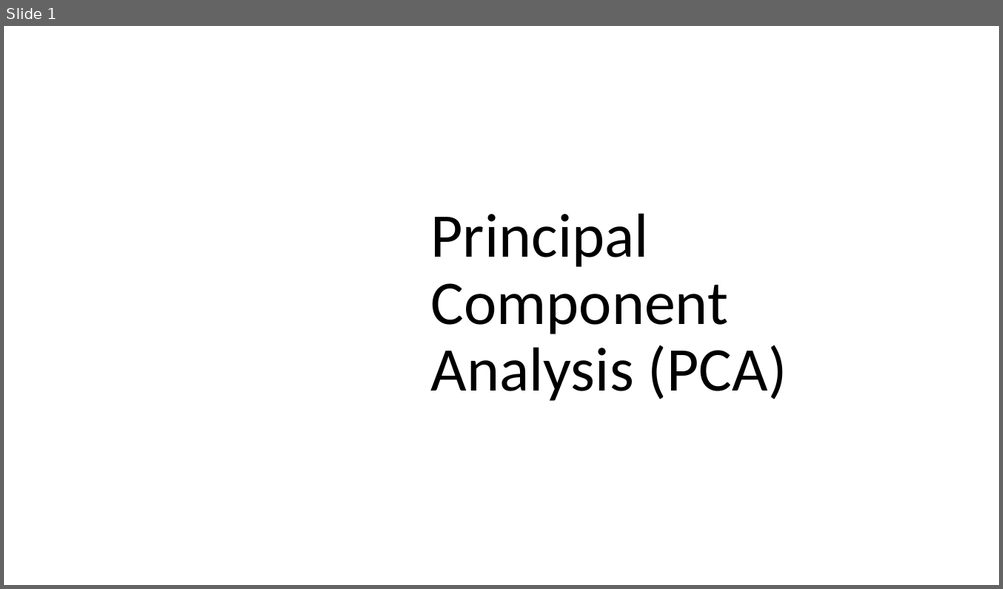
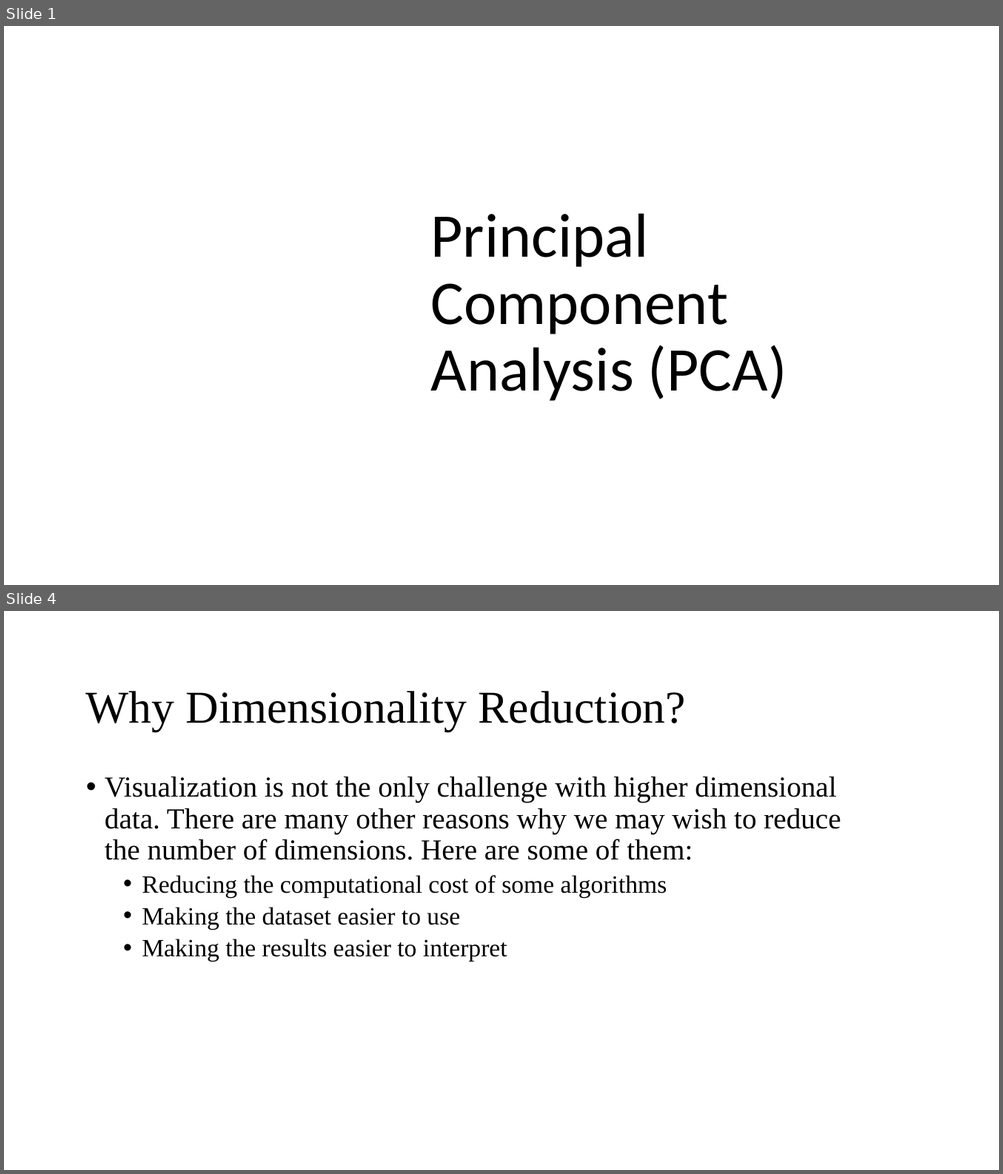
Before and after one commit to Moaaz-Mahmoud/Third-Year-Electrical-Testing-3A, a slide deck: presentation-pca.pptx. Shown one above the other, each under a label of ours: slide 1 before the commit, slides 1 and 4 after it; the slides between them are not shown. The pictures are 1003x589 and 1003x1174 pixels, drawn with LibreOffice and Linux fonts; fonts in the diff are those of the drawing; background and template pictures are left out. Boxes give left, top, right and bottom in pixels: in the first picture for what was removed or moved away, otherwise in the second. Text is boxed around its words. In the diff, an @@ line names an element or a change of style, - is before the commit and + after.

```diff
--- a/presentation-pca.pptx
+++ b/presentation-pca.pptx
@@ slide 4 added at (x1=4, y1=611, x2=999, y2=1170), background picture (left out) @@
@@ title added at (x1=86, y1=691, x2=686, y2=731), 44 pt, text #000000 @@
+Why Dimensionality Reduction?
@@ text added at (x1=105, y1=776, x2=840, y2=962), 28 pt, text #000000 @@
+• Visualization is not the only challenge with higher dimensional data. There are many other reasons why we may wish to reduce the number of dimensions. Here are some of them:
+  • Reducing the computational cost of some algorithms
+  • Making the dataset easier to use
+  • Making the results easier to interpret
```
Also in this commit, not shown: 1 slide changed, 3 other slides added.
